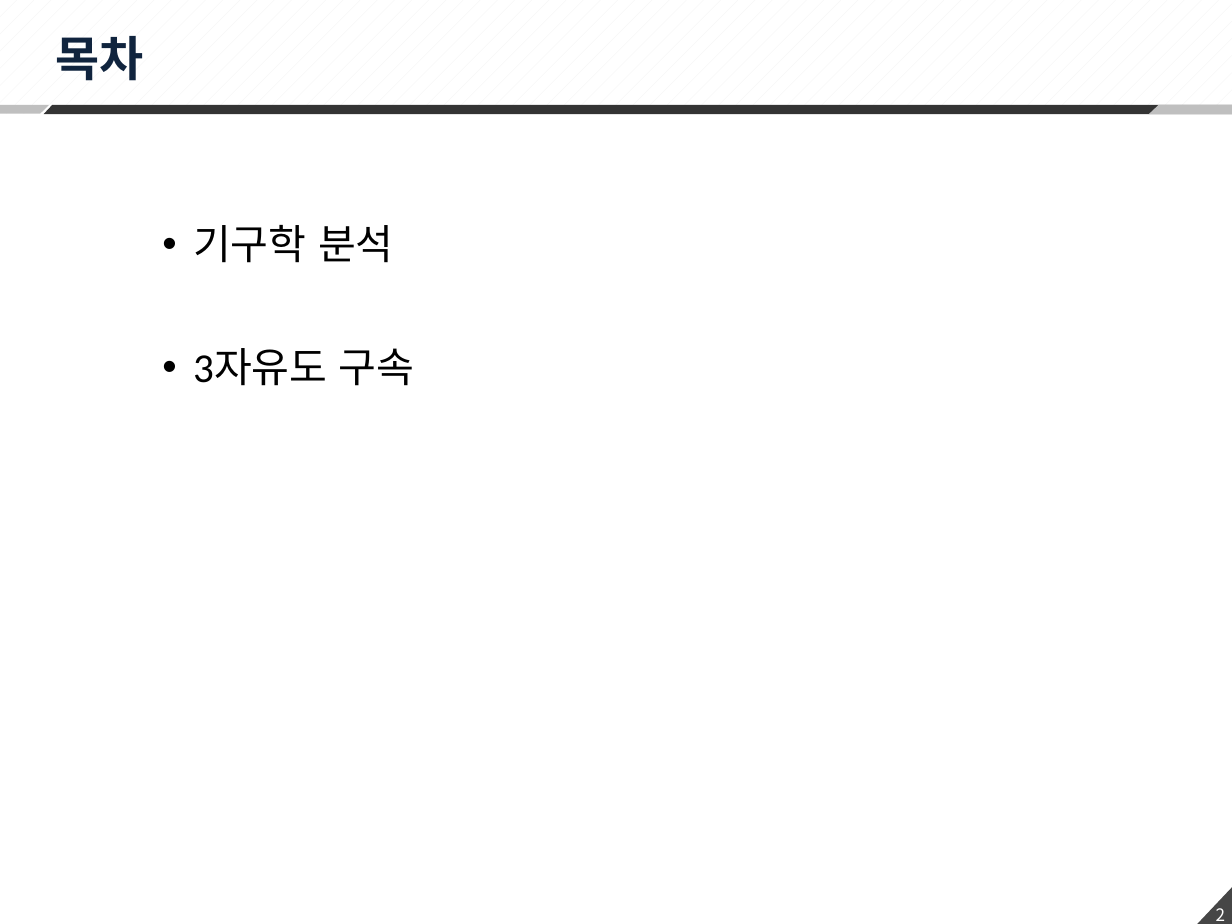
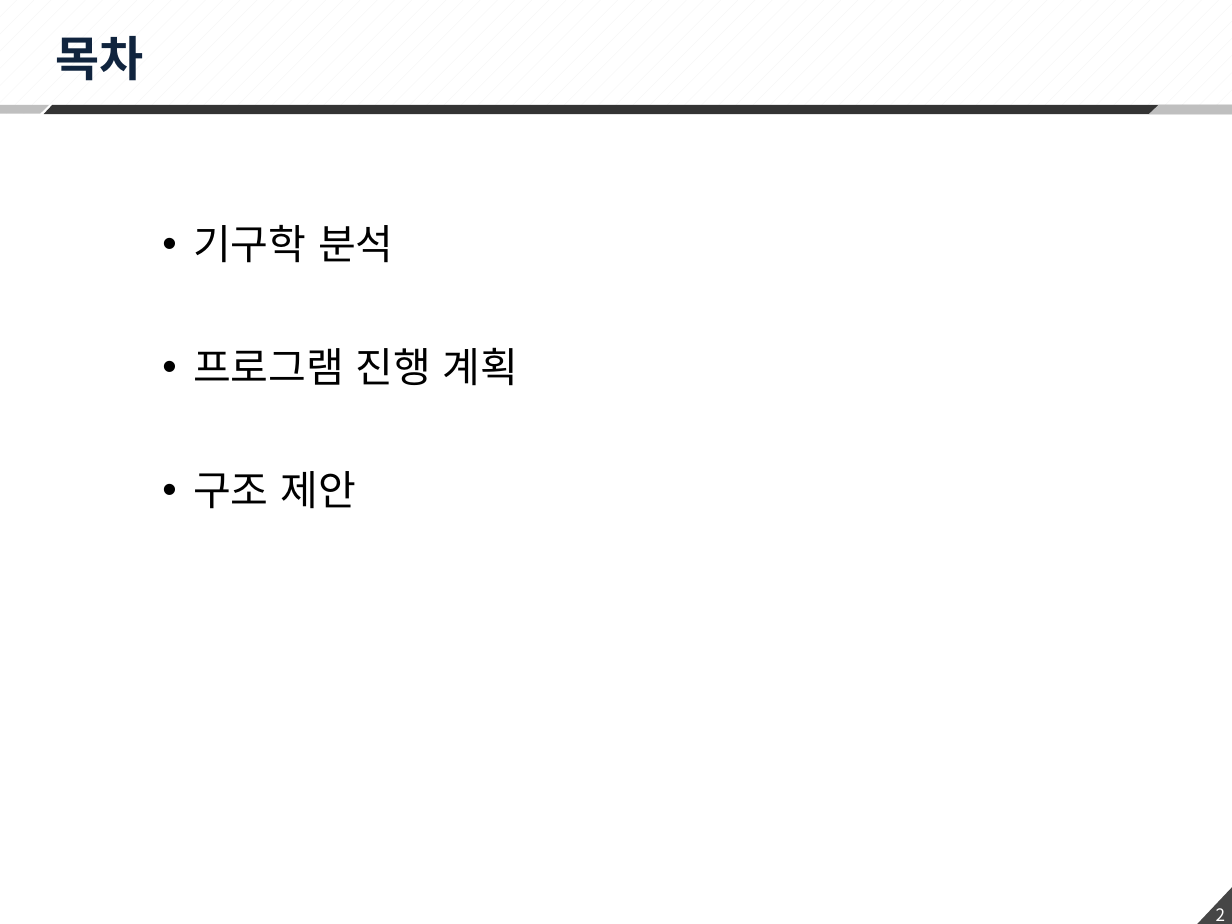
Before and after one commit to changhee-Jung/Hexapod, a slide deck: slide 2 of 02 Scheduler/200406_Hexapod 수식정리.pptx. Drawn at 1232x924 pixels with LibreOffice and Linux fonts; fonts in the diff are those of the drawing; background and template pictures are left out. Boxes give left, top, right and bottom in pixels: in the first picture for what was removed or moved away, otherwise in the second. Text is boxed around its words. In the diff, an @@ line names an element or a change of style, - is before the commit and + after.

```diff
--- a/02 Scheduler/200406_Hexapod 수식정리.pptx
+++ b/02 Scheduler/200406_Hexapod 수식정리.pptx
@@ text at box(193, 347, 519, 509): text changed @@
-• 3자유도 구속
+• 프로그램 진행 계획
+• 구조 제안
```
Also in this commit, not shown: 5 other slides changed, 2 slides added, 3 other files.
